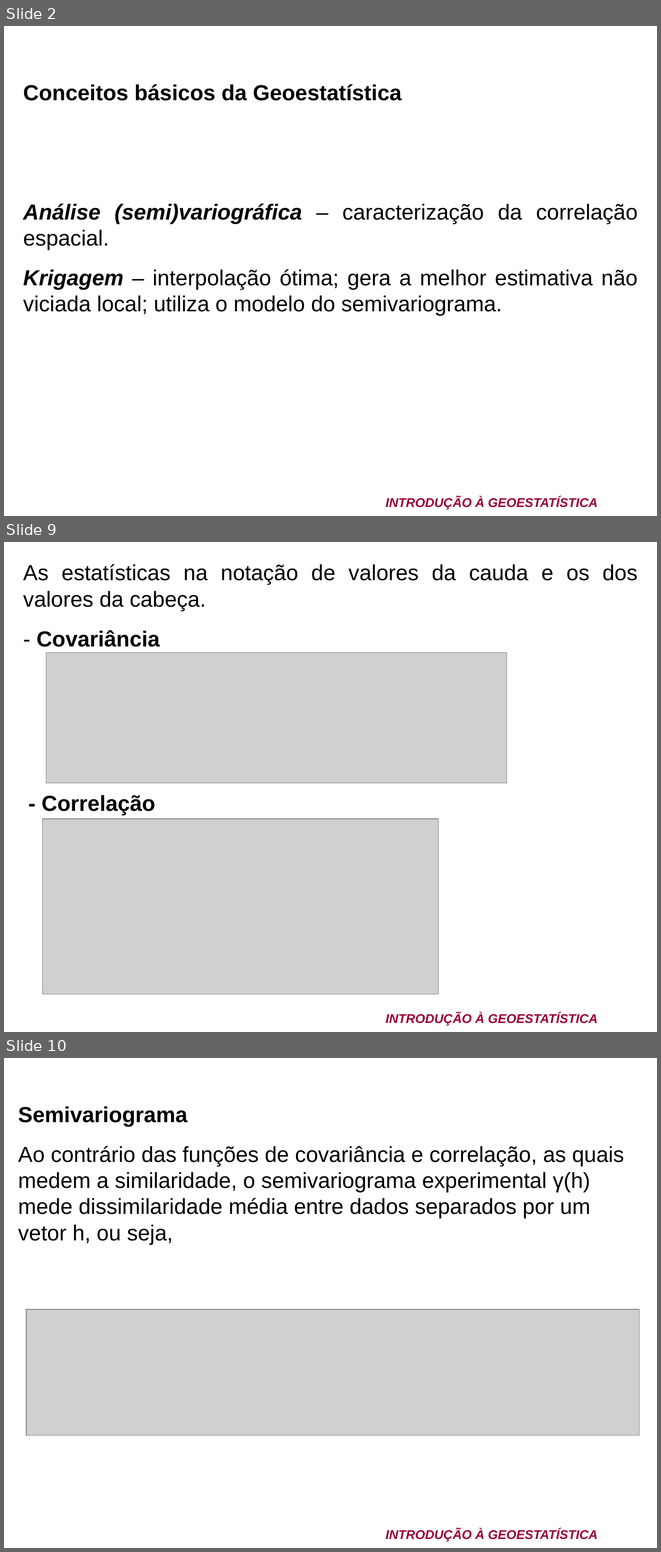
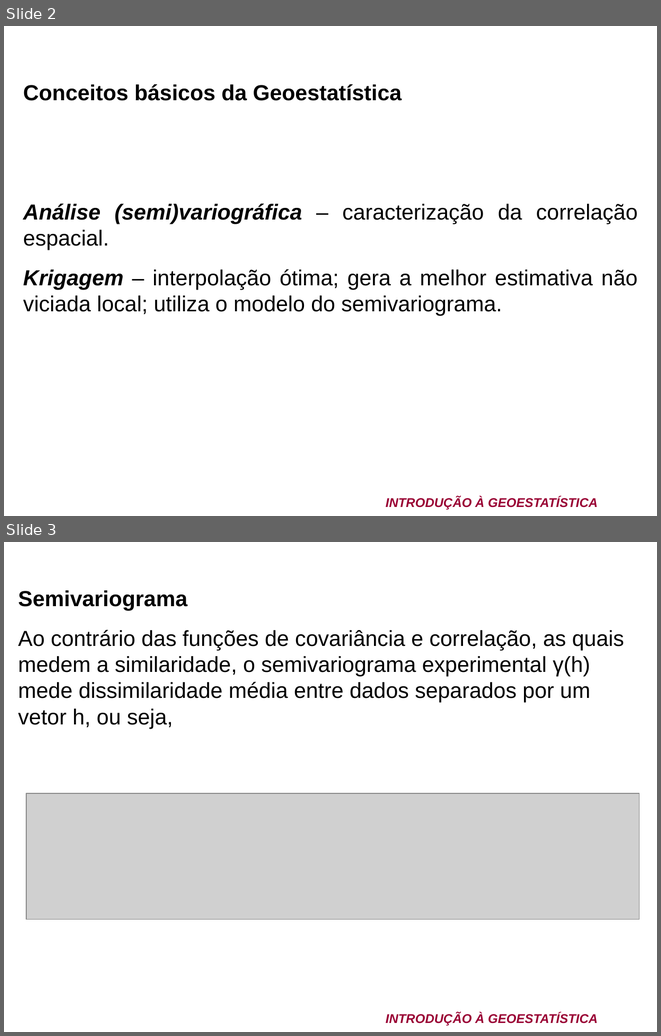
Before and after one commit to arpanosso/curso-gp-02-geoestatistica, a slide deck: pdf/Curso de geoestatistica CBCS 2011.ppt. Shown one above the other, each under a label of ours: slides 2, 9 and 10 before the commit, slides 2 and 3 after it; the slides between them are not shown. The pictures are 661x1552 and 661x1036 pixels, drawn with LibreOffice and Linux fonts; fonts in the diff are those of the drawing; grey boxes stand for pictures; background and template pictures are left out. Boxes give left, top, right and bottom in pixels: in the first picture for what was removed or moved away, otherwise in the second. Text is boxed around its words. In the diff, an @@ line names an element or a change of style, - is before the commit and + after.

```diff
--- a/pdf/Curso de geoestatistica CBCS 2011.ppt
+++ b/pdf/Curso de geoestatistica CBCS 2011.ppt
@@ slide 9 removed at box(4, 542, 657, 1032), background picture (left out); not listed: 1 template element that a slide beside it also shows @@
@@ text removed at box(23, 564, 637, 647) @@
-As estatísticas na notação de valores da cauda e os dos valores da cabeça.
-- Covariância
@@ picture removed at box(46, 652, 507, 783) @@
@@ text removed at box(42, 795, 155, 815) @@
-- Correlação
@@ picture removed at box(43, 819, 438, 994) @@
@@ what was slide 10 is now slide 3 @@
```
Also in this commit, not shown: 28 other slides removed, 14 other files.
